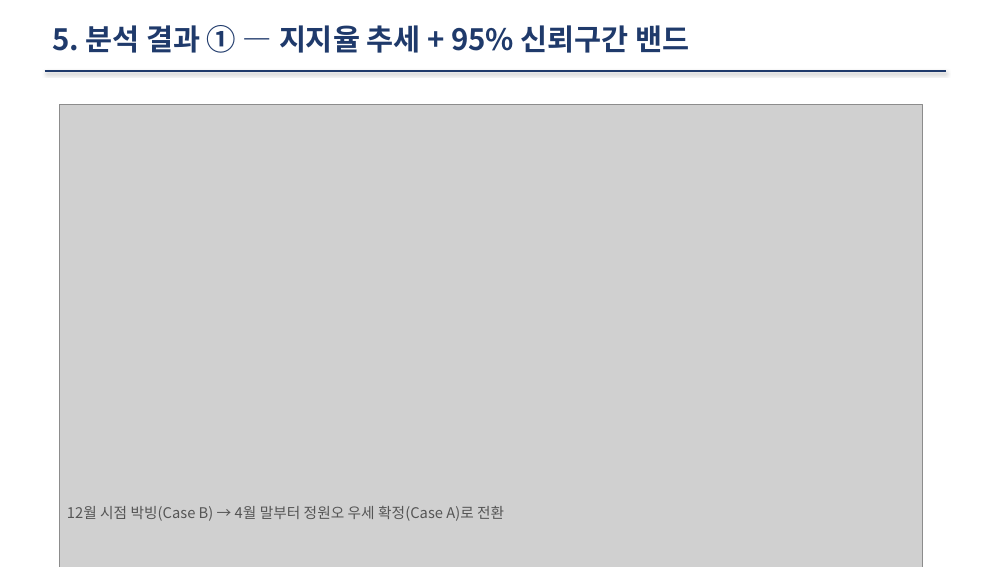
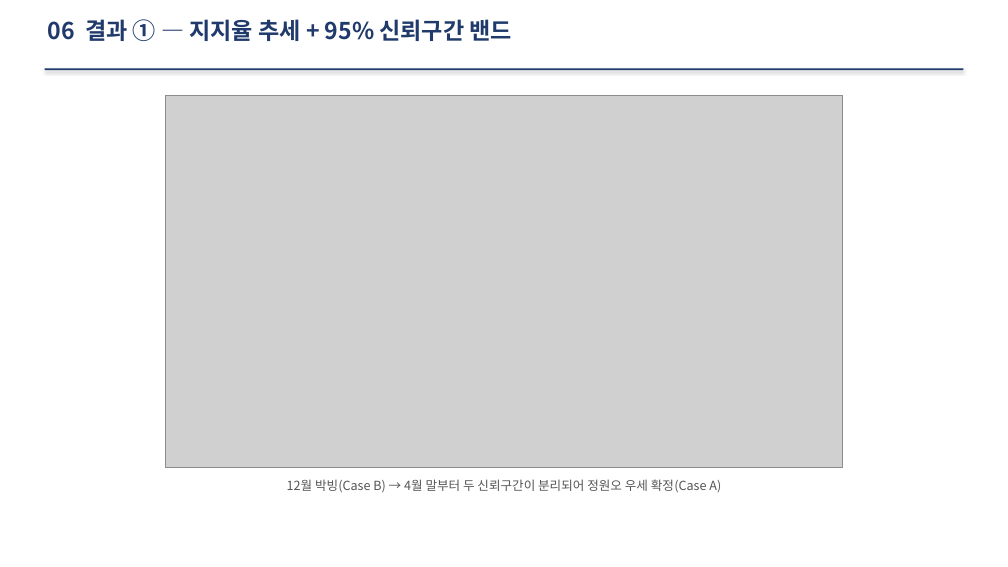
Before and after one commit to chldbswlsl/election, a slide deck: slide 7 of 노희래_통계분석_발표.pptx. Drawn at 1008x567 pixels with LibreOffice and Linux fonts; fonts in the diff are those of the drawing; grey boxes stand for pictures. Boxes give left, top, right and bottom in pixels: in the first picture for what was removed or moved away, otherwise in the second. Text is boxed around its words. In the diff, an @@ line names an element or a change of style, - is before the commit and + after.

Commit message:
fix: PPTX 레이아웃 전면 개선 + 발표 스크립트 docx 분리

```diff
--- a/노희래_통계분석_발표.pptx
+++ b/노희래_통계분석_발표.pptx
@@ text at [48, 19, 512, 41]: text changed; size 28 to 22 pt @@
-5. 분석 결과 ① — 지지율 추세 + 95% 신뢰구간 밴드
+06 결과 ① — 지지율 추세 + 95% 신뢰구간 밴드
@@ line removed from (45, 71) to (947, 71) @@
@@ rectangle added at [45, 69, 963, 70], fill #1F3A6B @@
@@ picture: place and size @@
-picture at [60, 104, 923, 567]
+picture at [166, 95, 842, 467]
@@ text at [287, 479, 721, 493]: text changed; size 14 to 12 pt @@
-12월 시점 박빙(Case B) → 4월 말부터 정원오 우세 확정(Case A)로 전환
+12월 박빙(Case B) → 4월 말부터 두 신뢰구간이 분리되어 정원오 우세 확정(Case A)
```
Also in this commit, not shown: 11 other slides changed, 4 other files.
